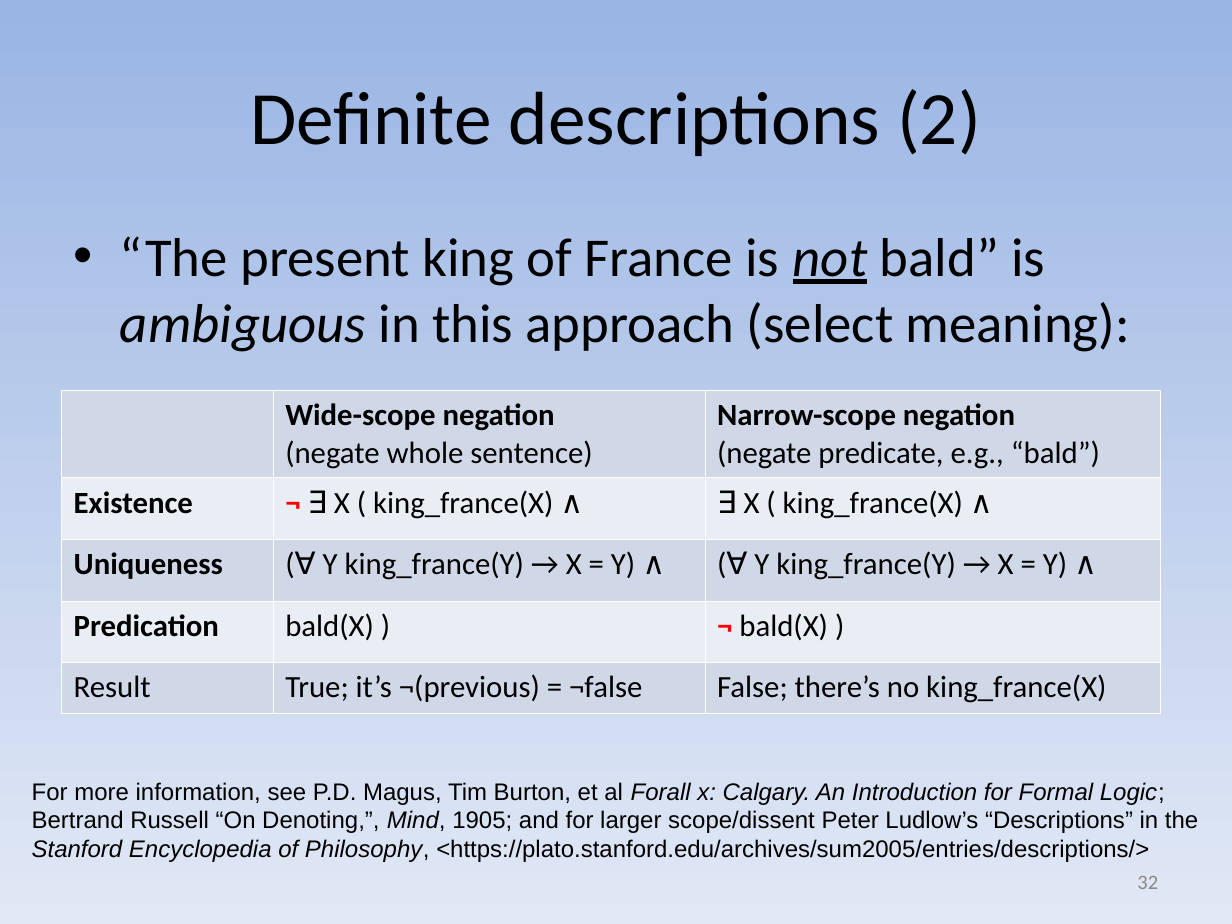
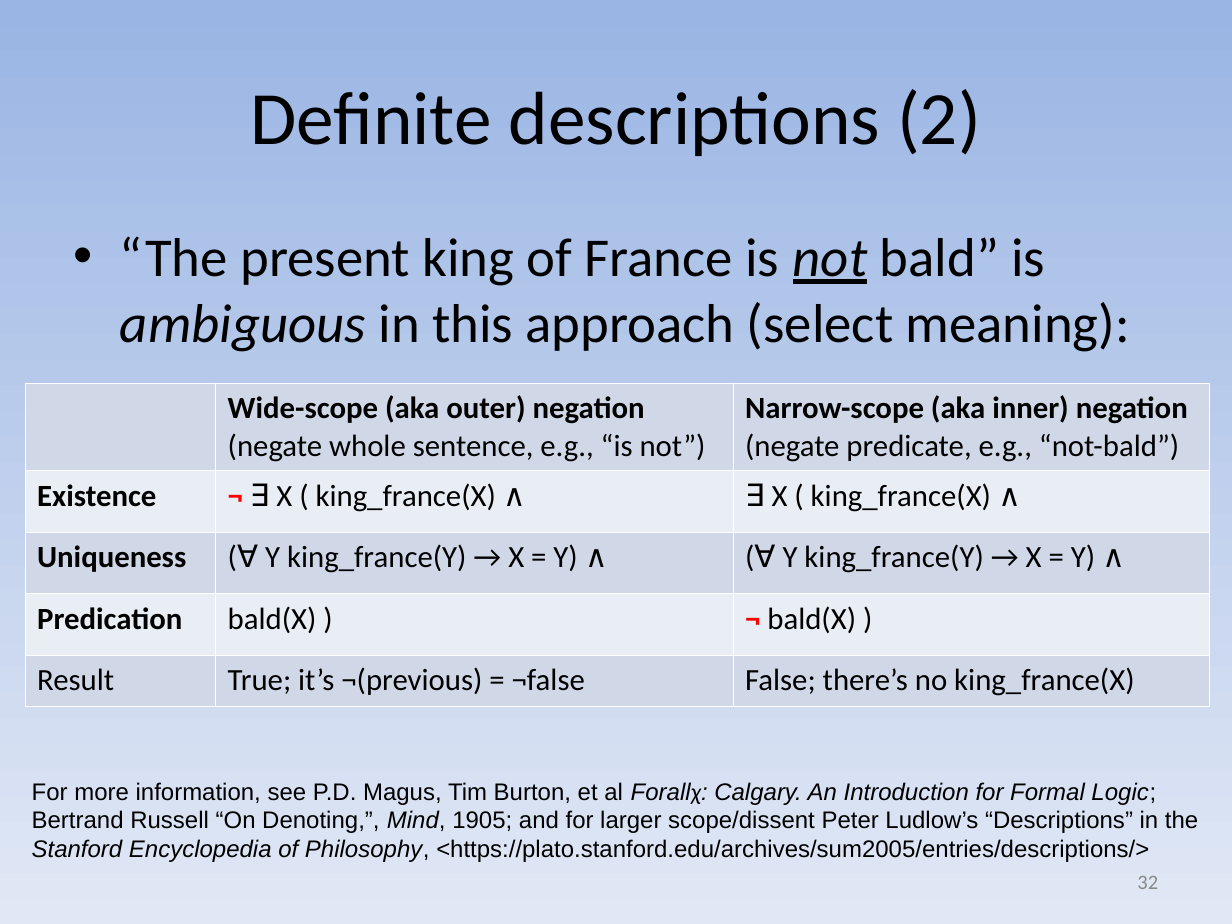
Before and after one commit to david-a-wheeler/david-a-wheeler.github.io, a slide deck: slide 32 of secure-class/presentations/Secure-Software-10-Formal-Methods.ppt. Drawn at 1232x924 pixels with LibreOffice and Linux fonts; fonts in the diff are those of the drawing. Boxes give left, top, right and bottom in pixels: in the first picture for what was removed or moved away, otherwise in the second. Text is boxed around its words. In the diff, an @@ line names an element or a change of style, - is before the commit and + after.

Commit message:
Tweak formal methods presentation re: notation

```diff
--- a/secure-class/presentations/Secure-Software-10-Formal-Methods.ppt
+++ b/secure-class/presentations/Secure-Software-10-Formal-Methods.ppt
@@ table at <box>25,383,1209,705</box> @@
-row 1, column 2: Wide-scope negation / (negate whole sentence)
+row 1, column 2: Wide-scope (aka outer) negation / (negate whole sentence, e.g., “is not”)
-row 1, column 3: Narrow-scope negation / (negate predicate, e.g., “bald”)
+row 1, column 3: Narrow-scope (aka inner) negation / (negate predicate, e.g., “not-bald”)
@@ table: place and size @@
-table at <box>62,391,1161,713</box>
+table at <box>25,383,1209,705</box>
@@ text at <box>32,782,1156,805</box>: text changed @@
-For more information, see P.D. Magus, Tim Burton, et al Forall x: Calgary. An Introduction for Formal Logic;
+For more information, see P.D. Magus, Tim Burton, et al Forallχ: Calgary. An Introduction for Formal Logic;
```
Also in this commit, not shown: 11 other slides changed.
